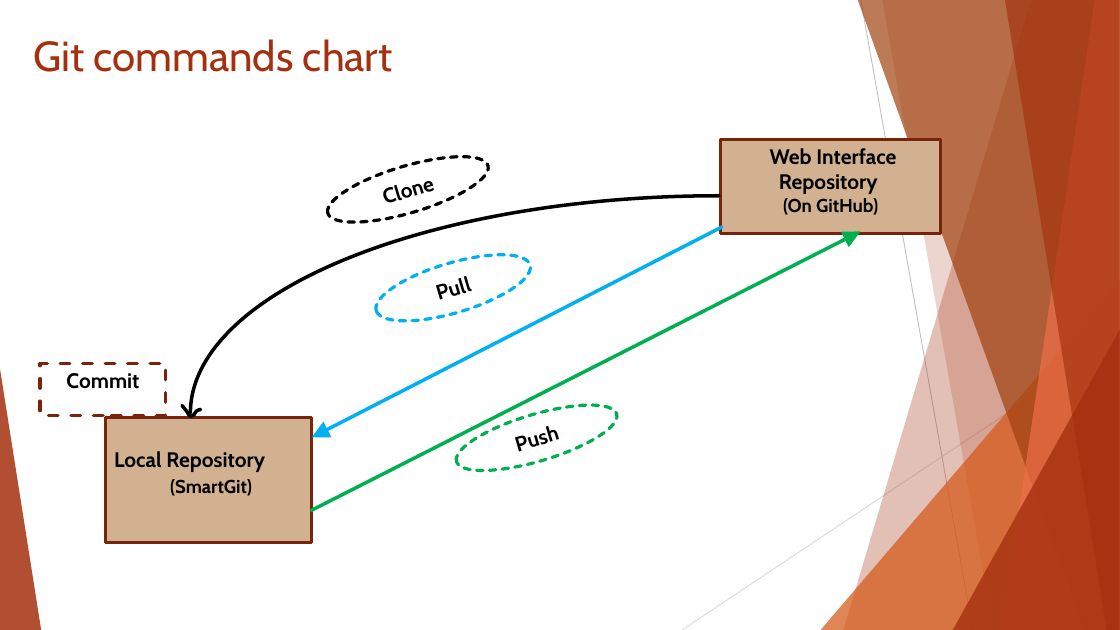
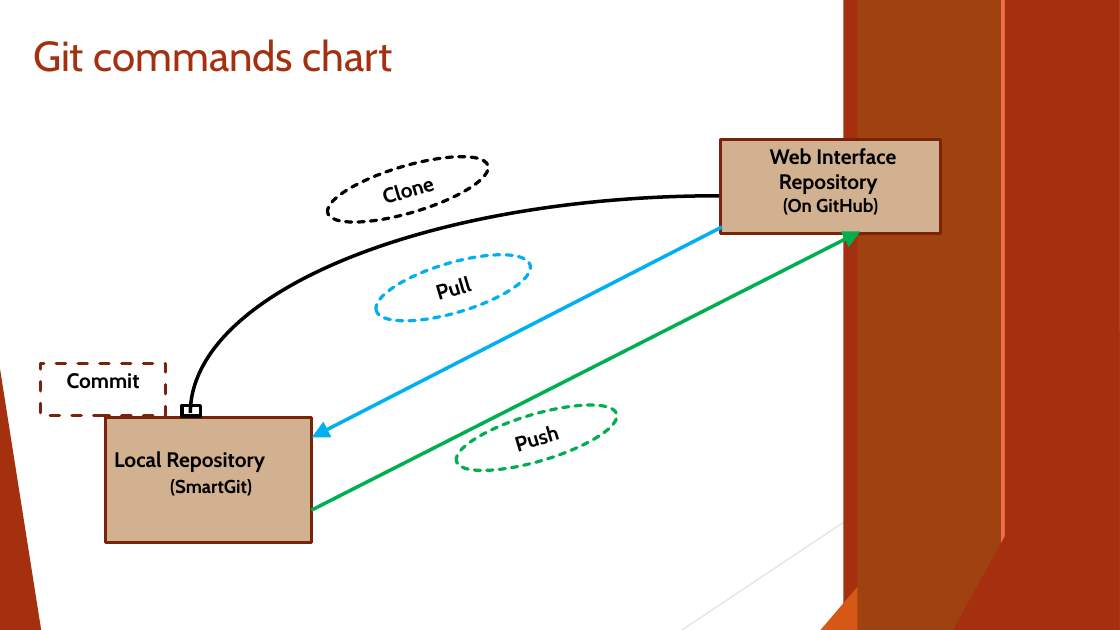
Before and after one commit to ICI3D/Sandbox, a slide deck: slide 4 of IntroToGitHub&SmartGit-v3.1.pptx. Drawn at 1120x630 pixels with LibreOffice and Linux fonts; fonts in the diff are those of the drawing. Boxes give left, top, right and bottom in pixels: in the first picture for what was removed or moved away, otherwise in the second. Text is boxed around its words. In the diff, an @@ line names an element or a change of style, - is before the commit and + after.

Commit message:
Added cheatsheets for reference. Very small modifications were made on the slides. Still need to animate the Chart (To be done later today).

```diff
--- a/IntroToGitHub&SmartGit-v3.1.pptx
+++ b/IntroToGitHub&SmartGit-v3.1.pptx
@@ rectangle added at [844, 0, 1120, 630], fill #A5300F @@
@@ rectangle added at [858, 0, 1120, 630], fill #A04210 @@
@@ line (861, 0) - (973, 630): stroke #BFBFBF 0.75 pt to #BFBFBF 0.74 pt @@
@@ rectangle added at [882, 0, 1120, 630], fill #A5300F @@
@@ rectangle added at [1002, 0, 1120, 630], fill #EE6E49 @@
@@ group removed at [844, 0, 1120, 630]: 5 freeform shapes @@
@@ rectangle added at [1005, 0, 1120, 630], fill #A5300F @@
@@ ellipse "Clone" at [321, 143, 495, 236]: outline #000000 2.75 pt dashed to #000000 2.75 pt @@
@@ rectangle "Web Interface" at [721, 139, 941, 234]: outline #7A240B 2.75 pt to #7A230B 2.75 pt @@
@@ ellipse "Pull" at [369, 241, 537, 334]: outline #00B0F0 2.75 pt dashed to #00B0F0 2.75 pt @@
@@ triangle at [821, 280, 1120, 630]: fill #D55816 at 72% opacity to #D55816 @@
@@ line (1120, 339) - (682, 630): stroke #D9D9D9 0.75 pt to #D9D9D9 0.74 pt @@
@@ triangle at [953, 330, 1120, 630]: fill #A5300F at 80% opacity to #A5300F @@
@@ triangle at [0, 369, 41, 630]: fill #A5300F at 85% opacity to #A5300F @@
@@ rectangle "Commit" at [40, 364, 166, 416]: outline #7A240B 2.75 pt dashed to #7A230B 2.75 pt @@
@@ rectangle "Local Repository" at [106, 418, 312, 543]: outline #7A240B 2.75 pt to #7A230B 2.75 pt @@
@@ freeform shape removed at [182, 406, 201, 417] @@
@@ rectangle added at [182, 406, 201, 417], outline #000000 3 pt @@
@@ ellipse "Push" at [450, 391, 623, 484]: outline #00B050 2.75 pt dashed to #00B050 2.75 pt @@
```
Also in this commit, not shown: 18 other slides changed, 3 other files.
